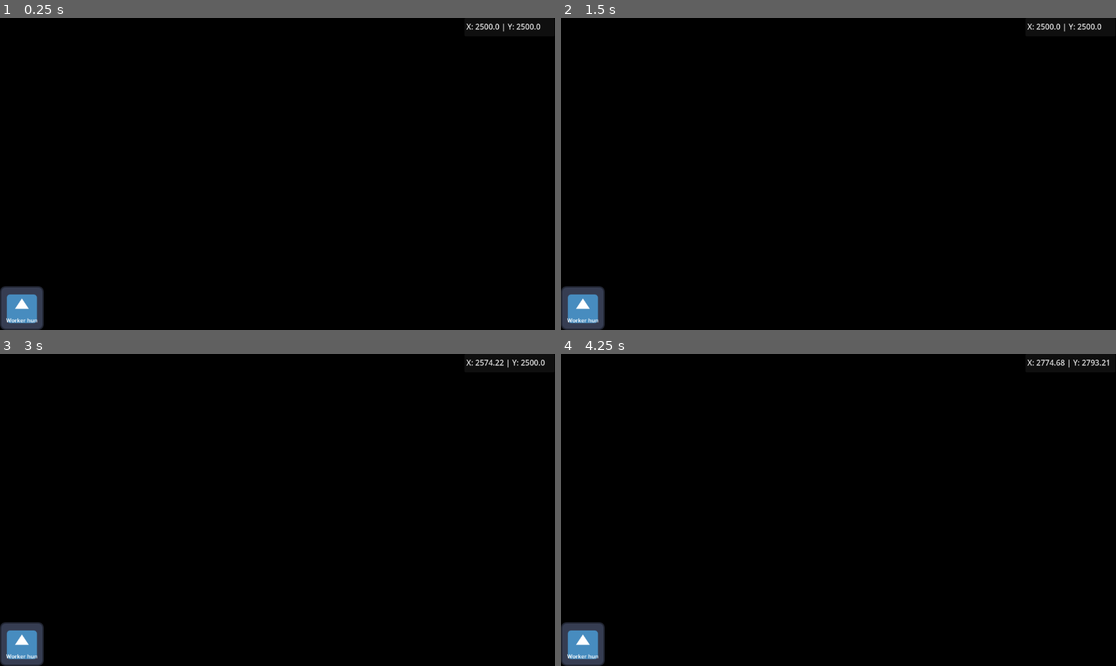
Above: before the commit, frames 1-4 (two rows, left to right).
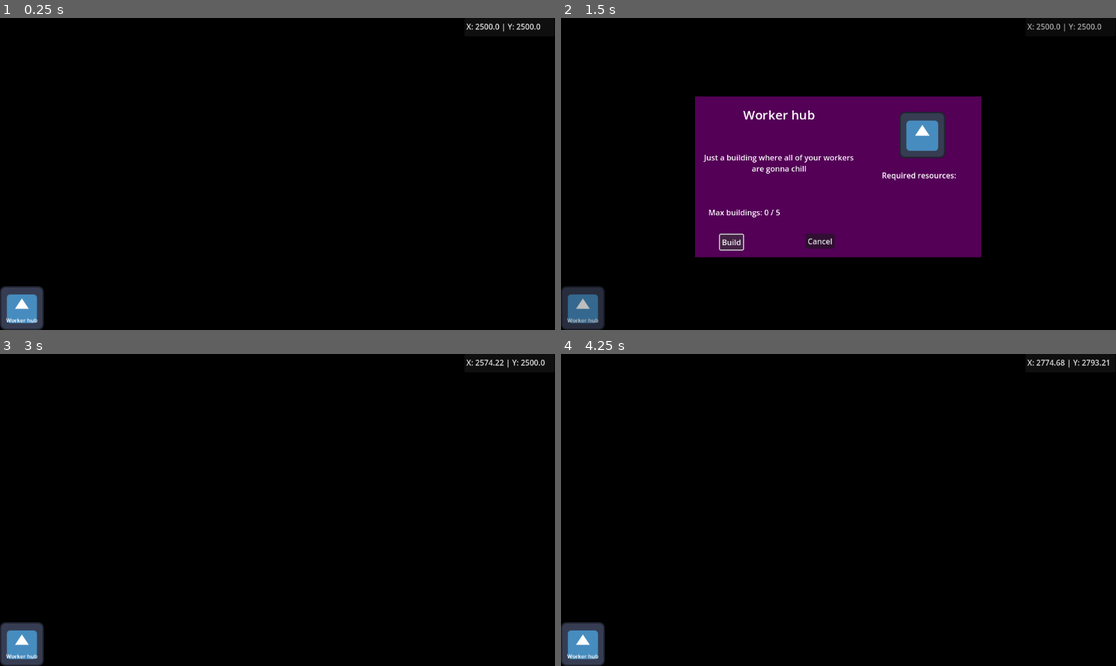
Above: after the commit, the same moments.

Repository: cursed144/Solar-Siege
Game: Godot game, scene res://Planet-Section/Scenes/planet_template.tscn
Same seed, same stepped clock (60 frames per second), same inputs: the game is played once before the commit and once after it. The engine's default icon, where the game draws it, is replaced by a stand-in: a white triangle on a blue panel in a dark square.
Inputs (mouse positions are in pixels of both pictures, inside the frame that each line leads up to):
- Up to frame 1 (0.25 s): no input
- Up to frame 2 (1.5 s): click "Worker hun" (after the commit: "Worker hub") at 0.5 s; click (733, 242) at 1.25 s, where only the run after the commit has a clickable "Build"
- Up to frame 3 (3 s): click (260, 578) at 2 s, where only the run after the commit has a clickable "Cancel"; tap Enter at 2.75 s; move the mouse to (399, 494) at 2.77 s; hold D (right) from 2.78 s (still down); hold E (e) from 2.78 s (still down)
- Up to frame 4 (4.25 s): tap Q (q) at 3.05, 3.6 s; move the mouse to (727, 525) at 3.52 s; release D (right) at 3.53 s; release E (e) at 3.53 s; hold S (down) from 3.53 s (still down); tap E (e) at 3.8 s

The runs differ from the first frame. In frame 1, less than 0.1% of the frame differs, in the area x 6-7%, y 96-98%; in frame 2, 27%, in the area x 1-98%, y 1-98%; in frame 3, less than 0.1%; in frame 4, less than 0.1%.

Commit message:
Add building confirmation menu
Introduces a confirmation menu UI for building construction. Not functional yet

Diff:
--- a/Game/Planet-Section/Resources/Buildings/worker_hub.tres
+++ b/Game/Planet-Section/Resources/Buildings/worker_hub.tres
@@ -7,7 +7,8 @@
 script = ExtResource("1_1yebq")
 build_time = 10.0
 clearance = Vector2(10, 10)
-display_name = "Worker hun"
+display_name = "Worker hub"
+description = "Just a building where all of your workers are gonna chill"
 cost = 1
 icon = ExtResource("1_nuswh")
 metadata/_custom_type_script = "uid://ky0epndk32cp"
--- a/Game/Planet-Section/Scenes/planet_template.tscn
+++ b/Game/Planet-Section/Scenes/planet_template.tscn
@@ -6,6 +6,7 @@
 [ext_resource type="Script" uid="uid://viu0lkuoi5hj" path="res://Planet-Section/Scripts/building_menu.gd" id="4_3w1ld"]
 [ext_resource type="PackedScene" uid="uid://dx0pwai5nk0di" path="res://Planet-Section/Scenes/building_icon.tscn" id="5_xqwqb"]
 [ext_resource type="Resource" uid="uid://ovbfsshvr576" path="res://Planet-Section/Resources/Buildings/worker_hub.tres" id="6_0pncr"]
+[ext_resource type="Texture2D" uid="uid://deixmur2ebu3f" path="res://icon.svg" id="7_5gyni"]
 
 [sub_resource type="BoxMesh" id="BoxMesh_becdf"]
 
@@ -89,3 +90,109 @@
 
 [node name="BuildingIcon" parent="UI/BuildingMenu/Buildings/Weapons" instance=ExtResource("5_xqwqb")]
 layout_mode = 2
+
+[node name="ConfirmMenu" type="Control" parent="UI/BuildingMenu"]
+visible = false
+z_index = 2
+anchors_preset = 0
+offset_left = 279.0
+offset_top = -421.0
+offset_right = 873.0
+offset_bottom = 19.0
+
+[node name="Cover" type="ColorRect" parent="UI/BuildingMenu/ConfirmMenu"]
+z_index = -1
+layout_mode = 0
+offset_left = -279.0
+offset_top = -107.0
+offset_right = 873.0
+offset_bottom = 541.0
+color = Color(0, 0, 0, 0.25490198)
+metadata/_edit_lock_ = true
+
+[node name="BG" type="ColorRect" parent="UI/BuildingMenu/ConfirmMenu"]
+layout_mode = 0
+offset_left = -1.0
+offset_top = 56.0
+offset_right = 592.7778
+offset_bottom = 390.0
+color = Color(0.3254902, 0, 0.3372549, 1)
+
+[node name="Icon" type="TextureRect" parent="UI/BuildingMenu/ConfirmMenu"]
+layout_mode = 0
+offset_left = 423.0
+offset_top = 88.0
+offset_right = 551.0
+offset_bottom = 216.0
+scale = Vector2(0.75, 0.75)
+texture = ExtResource("7_5gyni")
+
+[node name="Title" type="RichTextLabel" parent="UI/BuildingMenu/ConfirmMenu"]
+layout_mode = 0
+offset_left = 92.0
+offset_top = 74.0
+offset_right = 256.0
+offset_bottom = 114.0
+theme_override_font_sizes/normal_font_size = 26
+text = "This is title"
+horizontal_alignment = 1
+vertical_alignment = 1
+
+[node name="Desc" type="RichTextLabel" parent="UI/BuildingMenu/ConfirmMenu"]
+layout_mode = 0
+offset_left = 8.0
+offset_top = 134.0
+offset_right = 340.0
+offset_bottom = 255.0
+text = "Lorum Ipsom Lorum Ipsom Lorum Ipsom Lorum Ipsom Lorum Ipsom Lorum Ipsom Lorum Ipsom Lorum Ipsom Lorum Ipsom Lorum Ipsom Lorum Ipsom Lorum Ipsom Lorum Ipsom Lorum Ipsom Lorum Ipsom Lorum Ipsom Lorum Ipsom Lorum Ipsom Lorum Ipsom Lorum Ipsom Lorum Ipsom Lorum Ipsom Lorum Ipsom Lorum Ipsom Lorum Ipsom Lorum Ipsom Lorum Ipsom Lorum Ipsom Lorum Ipsom Lorum Ipsom Lorum Ipsom Lorum Ipsom Lorum Ipsom Lorum Ipsom"
+scroll_active = false
+horizontal_alignment = 1
+vertical_alignment = 1
+
+[node name="ReqText" type="RichTextLabel" parent="UI/BuildingMenu/ConfirmMenu"]
+layout_mode = 0
+offset_left = 371.0
+offset_top = 193.0
+offset_right = 558.19147
+offset_bottom = 246.0
+text = "Required resources:"
+scroll_active = false
+horizontal_alignment = 1
+vertical_alignment = 1
+
+[node name="MaxBuild" type="RichTextLabel" parent="UI/BuildingMenu/ConfirmMenu"]
+layout_mode = 0
+offset_left = 8.0
+offset_top = 270.0
+offset_right = 195.19147
+offset_bottom = 323.0
+text = "Max buildings: 0 / 5"
+scroll_active = false
+horizontal_alignment = 1
+vertical_alignment = 1
+
+[node name="Requirements" type="VBoxContainer" parent="UI/BuildingMenu/ConfirmMenu"]
+layout_mode = 0
+offset_left = 365.0
+offset_top = 242.0
+offset_right = 569.0
+offset_bottom = 374.0
+
+[node name="Confirm" type="Button" parent="UI/BuildingMenu/ConfirmMenu"]
+layout_mode = 0
+offset_left = 51.0
+offset_top = 343.0
+offset_right = 99.0
+offset_bottom = 374.0
+text = "Build"
+
+[node name="Cancel" type="Button" parent="UI/BuildingMenu/ConfirmMenu"]
+layout_mode = 0
+offset_left = 229.0
+offset_top = 341.0
+offset_right = 289.0
+offset_bottom = 372.0
+text = "Cancel"
+
+[connection signal="pressed" from="UI/BuildingMenu/ConfirmMenu/Confirm" to="UI/BuildingMenu" method="on_building_confirmed"]
+[connection signal="pressed" from="UI/BuildingMenu/ConfirmMenu/Cancel" to="UI/BuildingMenu" method="on_confirm_menu_cancelled"]
--- a/Game/Planet-Section/Scripts/building_menu.gd
+++ b/Game/Planet-Section/Scripts/building_menu.gd
@@ -4,8 +4,19 @@
 func _ready() -> void:
 	for section in $Buildings.get_children():
 		for building in section.get_children():
-			building.open_confirmation_menu.connect(_open_confirmation_menu)
+			building.open_confirmation_menu.connect(open_confirmation_menu)
 
 
-func _open_confirmation_menu(data: BuildingData) -> void:
-	print("open")
+func open_confirmation_menu(data: BuildingData) -> void:
+	$ConfirmMenu/Icon.texture = data.icon
+	$ConfirmMenu/Title.text = data.display_name
+	$ConfirmMenu/Desc.text = data.description
+	$ConfirmMenu.show()
+
+
+func on_confirm_menu_cancelled() -> void:
+	$ConfirmMenu.hide()
+
+
+func on_building_confirmed() -> void:
+	pass
--- a/Game/Planet-Section/building_data.gd
+++ b/Game/Planet-Section/building_data.gd
@@ -5,6 +5,7 @@
 @export var build_time: float
 @export var clearance: Vector2
 @export var display_name: String
+@export var description: String
 @export var cost: int = 0
 @export var icon: Texture2D
 @export var scene: PackedScene
Not shown: 1 places in Game/Planet-Section/Scenes/planet_template.tscn that only renumber resources
